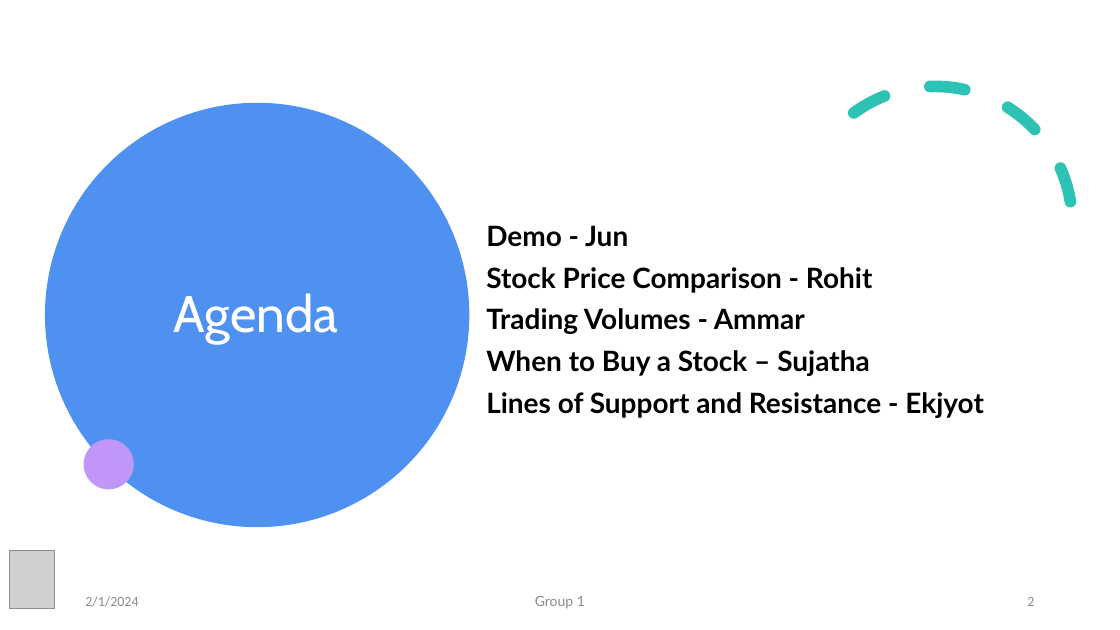
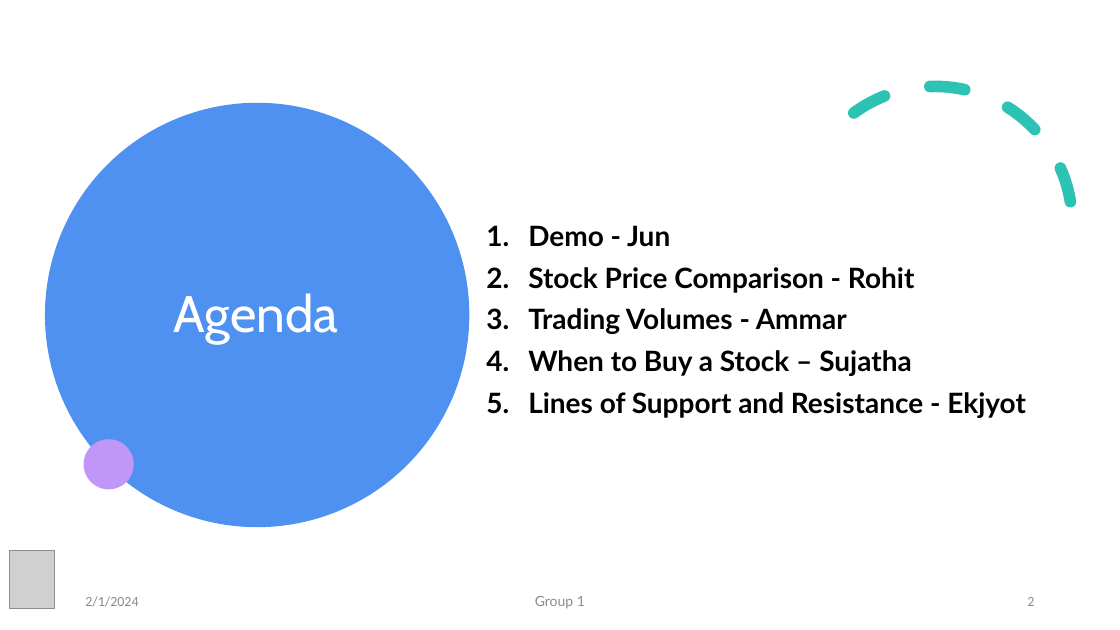
Before and after one commit to bill-leang/stock_price_visualization, a slide deck: slide 2 of slidedecks/Project3_Group1_Combined_SlideDeck.pptx. Drawn at 1120x630 pixels with LibreOffice and Linux fonts; fonts in the diff are those of the drawing; grey boxes stand for pictures. Boxes give left, top, right and bottom in pixels: in the first picture for what was removed or moved away, otherwise in the second. Text is boxed around its words. In the diff, an @@ line names an element or a change of style, - is before the commit and + after.

```diff
--- a/slidedecks/Project3_Group1_Combined_SlideDeck.pptx
+++ b/slidedecks/Project3_Group1_Combined_SlideDeck.pptx
@@ text "Demo - Jun" at (528,225,1026,418): bullet none to 1. @@
```
Also in this commit, not shown: 3 other files.
